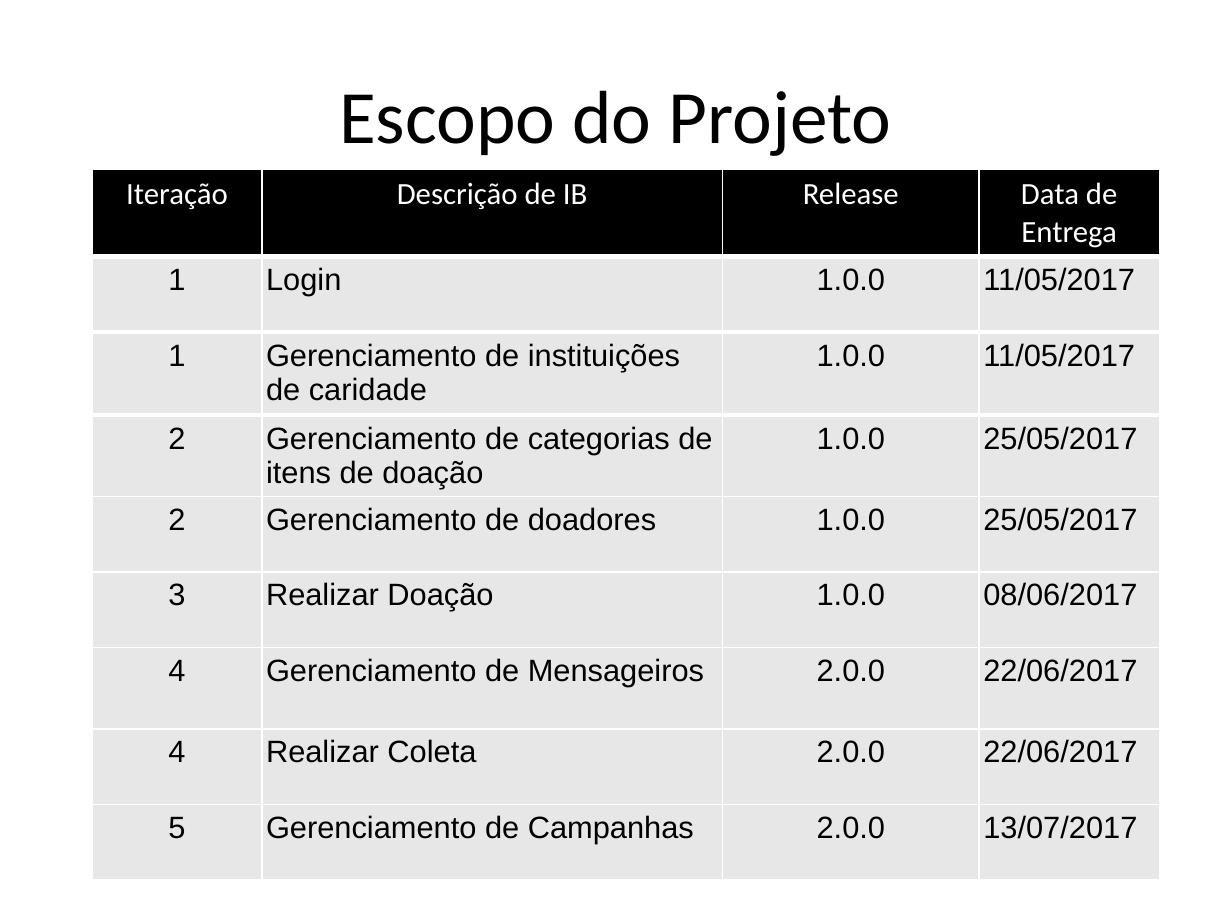
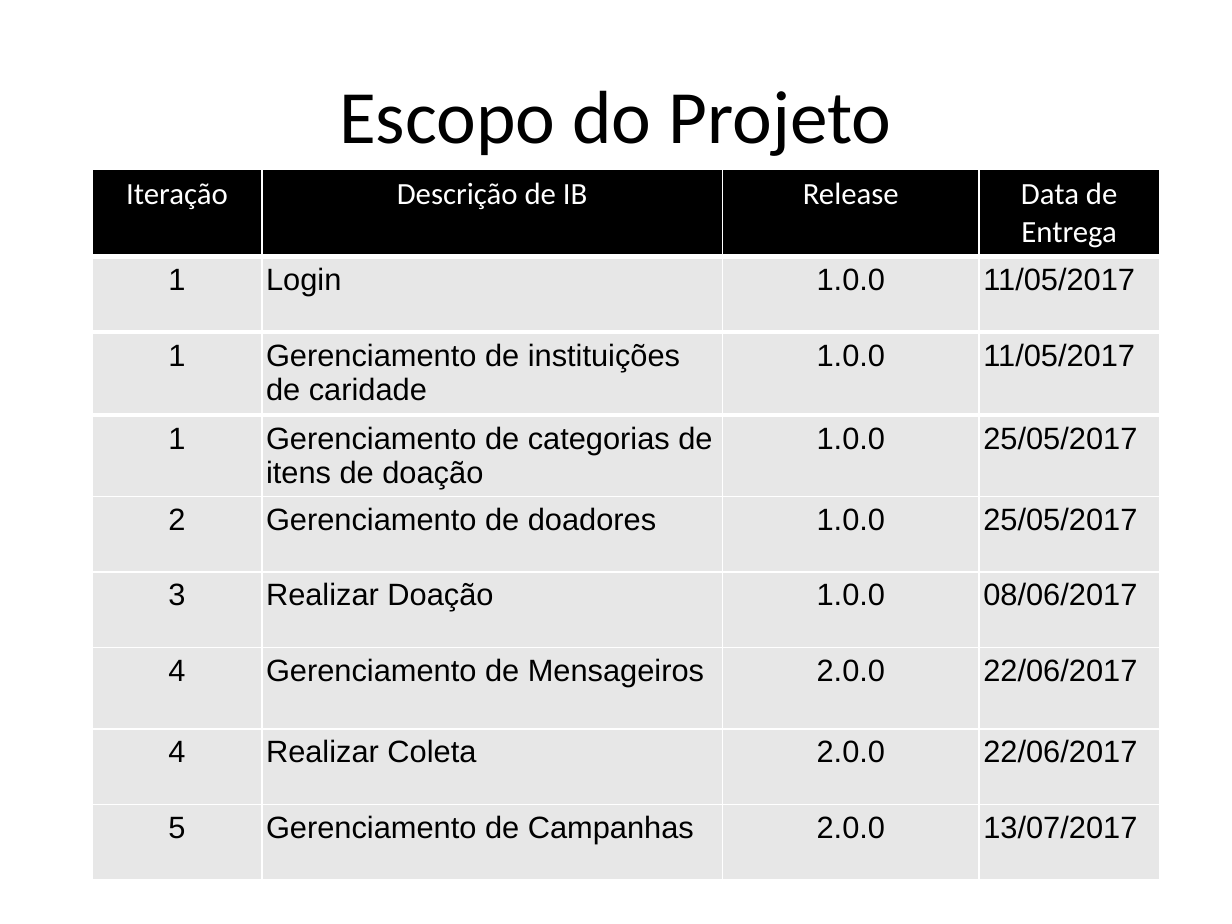
Before and after one commit to AjudeMais/ajudeMais-Projeto, a slide deck: slide 11 of Projeto-AjudeMais/000-Gerência de Projeto/PPJ-Plano de Projeto.pptx. Drawn at 1232x924 pixels with LibreOffice and Linux fonts; fonts in the diff are those of the drawing. Boxes give left, top, right and bottom in pixels: in the first picture for what was removed or moved away, otherwise in the second. Text is boxed around its words. In the diff, an @@ line names an element or a change of style, - is before the commit and + after.

```diff
--- a/Projeto-AjudeMais/000-Gerência de Projeto/PPJ-Plano de Projeto.pptx
+++ b/Projeto-AjudeMais/000-Gerência de Projeto/PPJ-Plano de Projeto.pptx
@@ table at [92,169,1159,865] @@
-row 4, column 1: 2
+row 4, column 1: 1
```
Also in this commit, not shown: 3 other slides changed, 5 other files.
